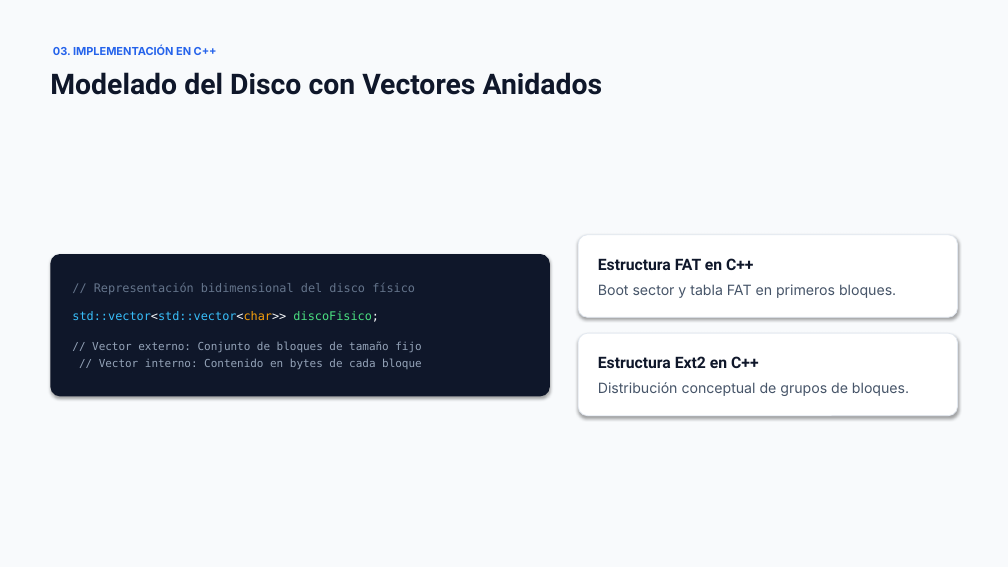
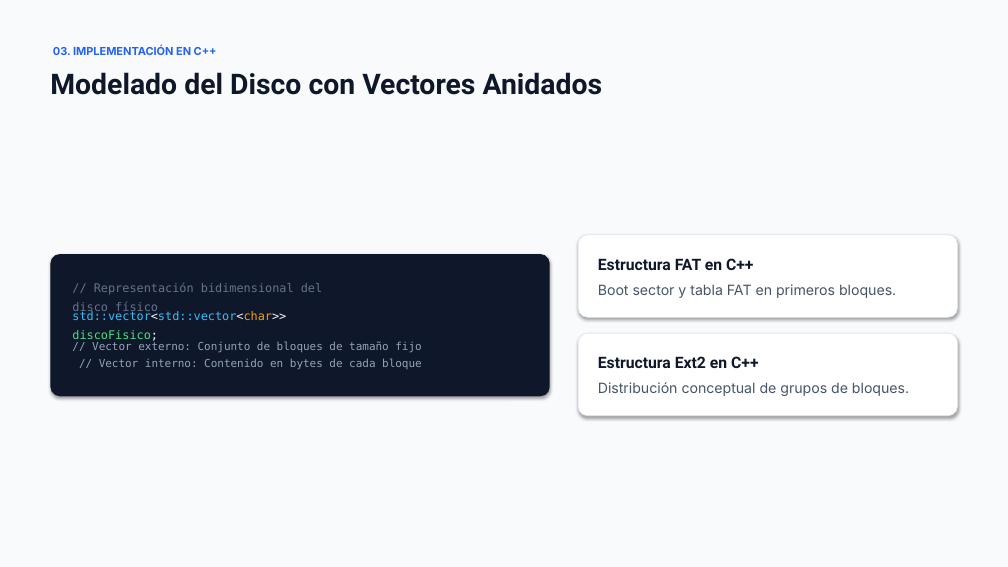
Before and after one commit to ericguacache/Arquitectura-del-computador, a slide deck: slide 4 of Proyecto_fanal_sistema_de_archivos/Simulador de Sistemas de Archivos.pptx. Drawn at 1008x567 pixels with LibreOffice and Linux fonts; fonts in the diff are those of the drawing. Boxes give left, top, right and bottom in pixels: in the first picture for what was removed or moved away, otherwise in the second. Text is boxed around its words. In the diff, an @@ line names an element or a change of style, - is before the commit and + after.

```diff
--- a/Proyecto_fanal_sistema_de_archivos/Simulador de Sistemas de Archivos.pptx
+++ b/Proyecto_fanal_sistema_de_archivos/Simulador de Sistemas de Archivos.pptx
@@ text "// Representación bidimensional del disco ..." rewrapped from (x1=94, y1=283, x2=415, y2=295) to (x1=72, y1=283, x2=322, y2=314) @@
@@ text "std::vector<std::vector<char>> discoFisico;" rewrapped from (x1=72, y1=311, x2=379, y2=322) to (x1=72, y1=311, x2=286, y2=343) @@
```
Also in this commit, not shown: 9 other slides changed, 7 other files.
